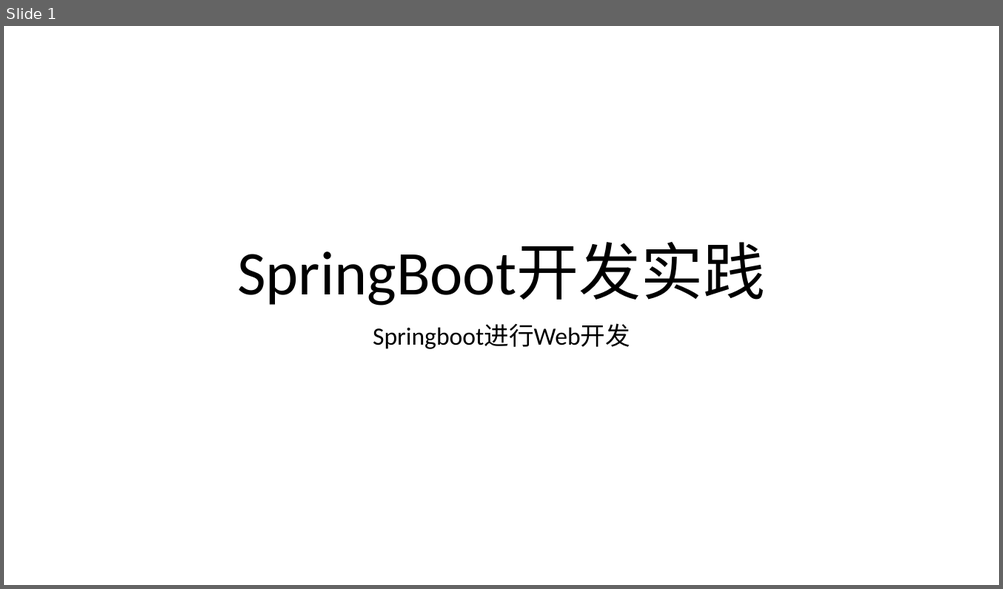
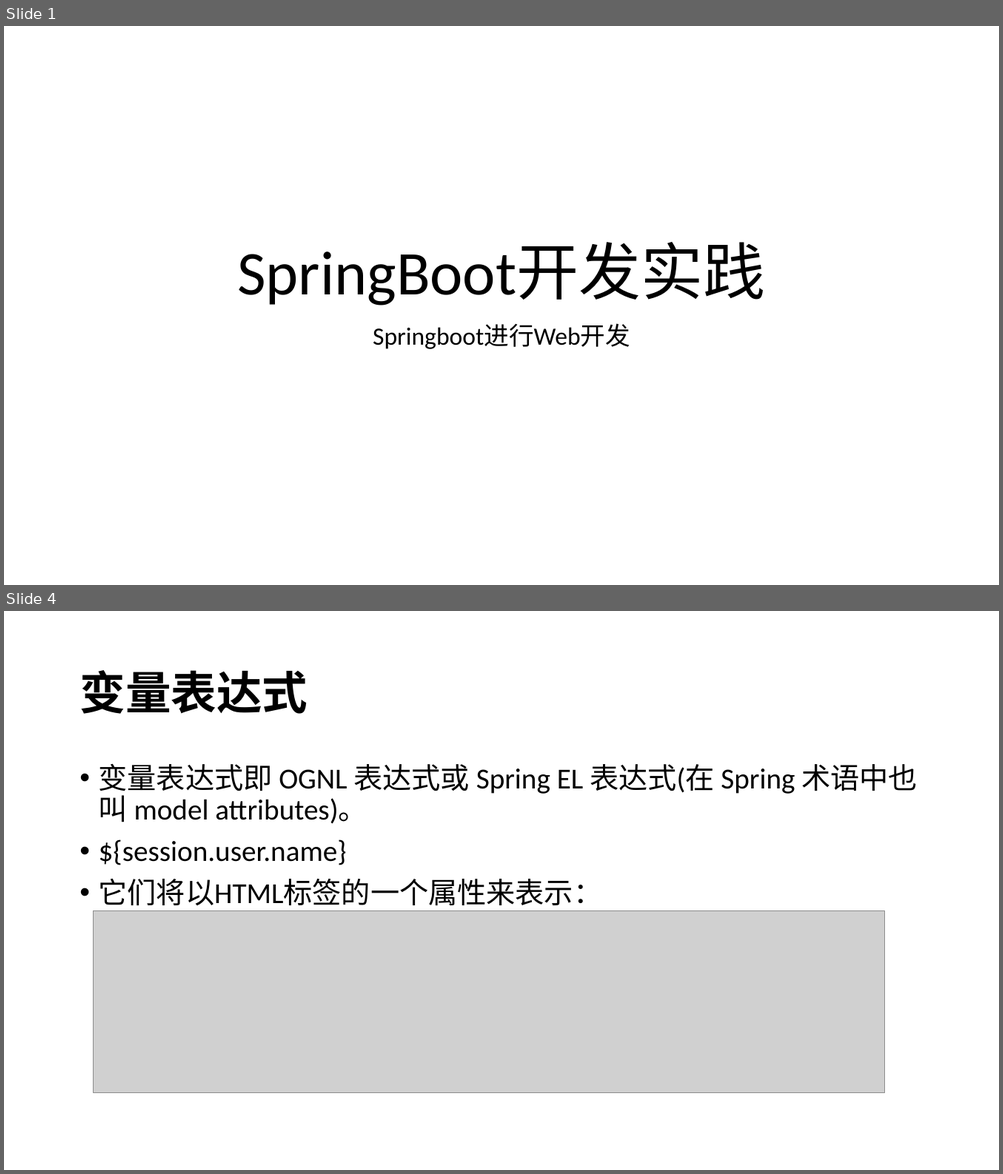
Before and after one commit to airuitian/MicroService, a slide deck: springboot/SpringBoot-4.pptx. Shown one above the other, each under a label of ours: slide 1 before the commit, slides 1 and 4 after it; the slides between them are not shown. The pictures are 1003x589 and 1003x1174 pixels, drawn with LibreOffice and Linux fonts; fonts in the diff are those of the drawing; grey boxes stand for pictures. Boxes give left, top, right and bottom in pixels: in the first picture for what was removed or moved away, otherwise in the second. Text is boxed around its words. In the diff, an @@ line names an element or a change of style, - is before the commit and + after.

```diff
--- a/springboot/SpringBoot-4.pptx
+++ b/springboot/SpringBoot-4.pptx
@@ slide 4 added at (x1=4, y1=611, x2=999, y2=1170), background #FFFFFF @@
@@ title added at (x1=79, y1=670, x2=307, y2=714), 44 pt, text #000000, bold @@
+变量表达式
@@ text added at (x1=99, y1=763, x2=917, y2=911), 28 pt, text #000000 @@
+• 变量表达式即 OGNL 表达式或 Spring EL 表达式(在 Spring 术语中也叫 model attributes)。
+• ${session.user.name}
+• 它们将以HTML标签的一个属性来表示：
@@ picture added at (x1=93, y1=911, x2=885, y2=1093) @@
```
Also in this commit, not shown: 1 slide changed, 32 other slides added, 39 other files.
